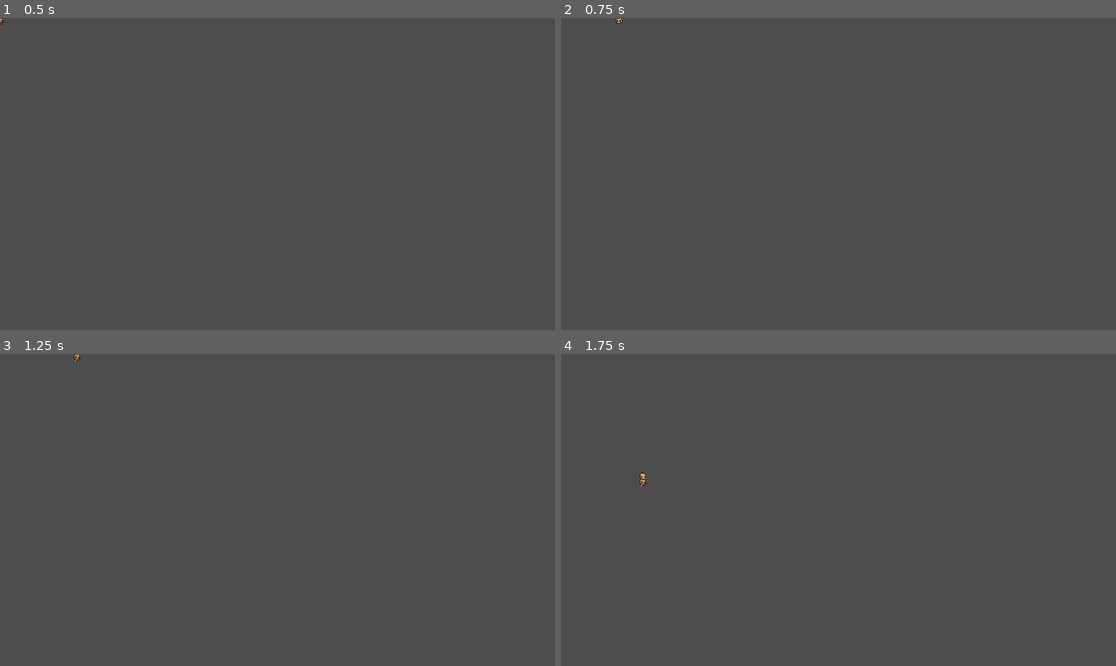
Above: before the commit, frames 1-4 (two rows, left to right).
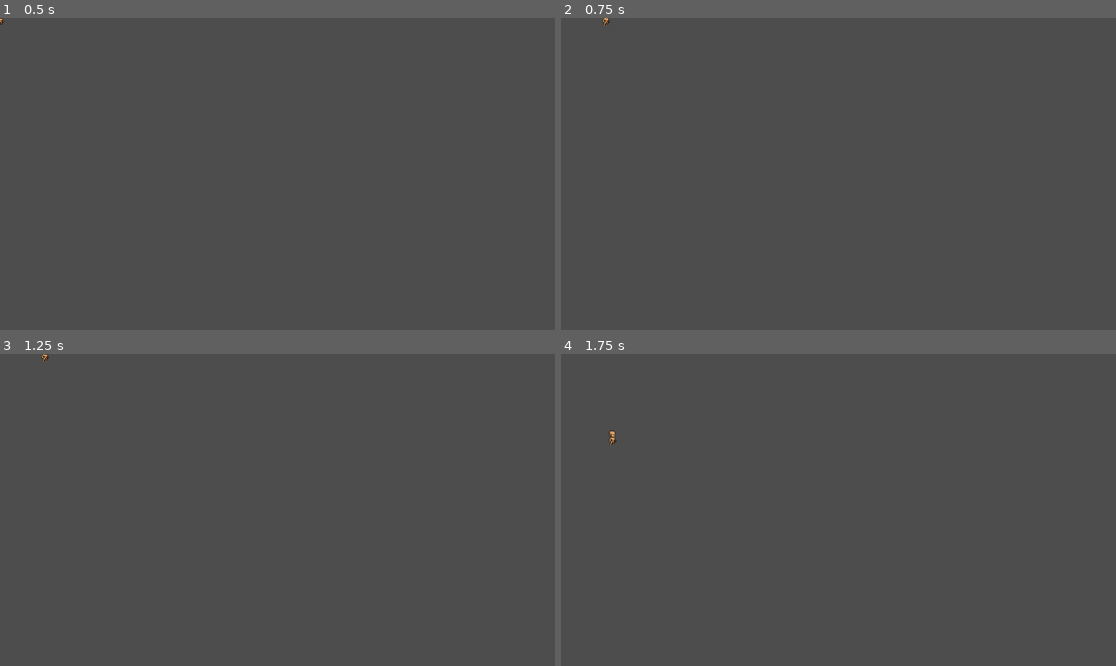
Above: after the commit, the same moments.

Repository: moritzkiehl/horde-battler
Game: Godot game, scene res://scenes/entities/player/player.tscn
The game is run twice, just before and just after one commit, with the same random seed, the same clock (stepped at 60 frames per second) and the same inputs. This scene is started directly instead of the project's main scene.
Inputs (mouse positions are in pixels of both pictures, inside the frame that each line leads up to):
- Up to frame 1 (0.5 s): no input
- Up to frame 2 (0.75 s): tap Enter at 0.5 s; move the mouse to (960, 158) at 0.52 s; hold D (move_right) from 0.53 s (still down); hold Space (dash) from 0.53 s (still down)
- Up to frame 3 (1.25 s): keep holding D (move_right); keep holding Space (dash)
- Up to frame 4 (1.75 s): move the mouse to (727, 525) at 1.27 s; release D (move_right) at 1.28 s; release Space (dash) at 1.28 s; hold Down (move_down) from 1.28 s (still down); click (727, 525) at 1.35 s; tap Space (dash) at 1.55 s

Frame 1 is identical in both runs. In frame 2, less than 0.1% of the frame differs, in the area x 7-12%, y 0-3%; in frame 3, less than 0.1%; in frame 4, less than 0.1%, in the area x 8-16%, y 24-43%.

Commit message:
improve dash delay and movement behaviour
set dash duration to 0.1 seconds and  speed to 800 and forced idle exhaust to 0.1 second to make dash a faster but net neutral way to move the same distance as walking

also introduce another movement_base_state script to work as parent for move and dash to remove movement logic from the base statet to not clutter idle and future non movement states

Diff:
--- a/scenes/entities/player/player.gd
+++ b/scenes/entities/player/player.gd
@@ -3,6 +3,7 @@
 const SPEED = 250.0
 const JUMP_VELOCITY = -400.0
 var direction = Vector2.RIGHT
+var exhausted = false;
 
 @onready var activeItems = $activeItems
 @onready var animations = $animations
--- a/scenes/entities/player/state_machine/state_machine.tscn
+++ b/scenes/entities/player/state_machine/state_machine.tscn
@@ -12,14 +12,15 @@
 
 [node name="dash" parent="." node_paths=PackedStringArray("return_state") instance=ExtResource("2_kn76f")]
 script = ExtResource("3_pxgco")
+dash_duration = 0.1
 return_state = NodePath("../idle")
-move_speed = 600.0
+move_speed = 800.0
 
 [node name="idle" parent="." node_paths=PackedStringArray("dash_state", "move_state") instance=ExtResource("2_kn76f")]
 script = ExtResource("3_vtl8d")
 dash_state = NodePath("../dash")
 move_state = NodePath("../move")
-exhaust_delay = 0.5
+exhaust_delay = 0.1
 animation_name = "idle"
 
 [node name="move" parent="." node_paths=PackedStringArray("idle_state", "dash_state") instance=ExtResource("2_kn76f")]
--- a/scenes/entities/player/state_machine/states/dash.gd
+++ b/scenes/entities/player/state_machine/states/dash.gd
@@ -1,10 +1,9 @@
-class_name DashState extends State
+class_name DashState extends MovementBaseState
 
 @export var dash_duration: float = 0.25
 
 @export var return_state: State
 @export var attack_state: State
-
 
 var dashing: bool = false
 
@@ -55,6 +54,7 @@
 
 func end_dash() -> void:
 	dashing = false
+	exit()
 	print("End Dash")
 
 
--- a/scenes/entities/player/state_machine/states/idle.gd
+++ b/scenes/entities/player/state_machine/states/idle.gd
@@ -8,21 +8,17 @@
 
 @export var exhaust_delay: float = 0.25
 
-var exhausted = false
-
-
 func enter(state: State) -> void:
 	super(state)
-	init_idle()
 	if previous_state is DashState:
 		start_exhaust()
+	init_idle()
+
 
 
 
 func process_input(event: InputEvent) -> State:
-	if exhausted:
-		return null
-	else:
+	if !parent.exhausted:
 		if Input.is_action_pressed("dash"):
 			return dash_state
 		if (
@@ -49,12 +45,13 @@
 
 
 func start_exhaust() -> void:
+	parent.exhausted = true
 	initTimer()
 	timer.start(exhaust_delay)
-	print("Start exhaust")
+	print("Start exhaust with duration - " + str(exhaust_delay))
 	timer.timeout.connect(end_exhaust)
 
 
 func end_exhaust() -> void:
 	print("Stop exhaust")
-	exhausted = false
+	parent.exhausted = false
--- a/scenes/entities/player/state_machine/states/move.gd
+++ b/scenes/entities/player/state_machine/states/move.gd
@@ -1,4 +1,4 @@
-class_name MoveState extends State
+class_name MoveState extends MovementBaseState
 
 @export var attack_state: State
 @export var idle_state: State
--- /dev/null
+++ b/scenes/entities/player/state_machine/states/movement_base_state.gd
@@ -0,0 +1,20 @@
+class_name MovementBaseState extends State
+
+@export var move_speed: float = 400
+
+var latest_directionX: float
+var latest_directionY: float
+
+func _input(event: InputEvent) -> void:
+	save_last_direction(event)
+
+func save_last_direction(event: InputEvent) -> void:
+	if event.is_action_pressed("move_right"):
+		latest_directionX = 1
+	elif event.is_action_pressed("move_left"):
+		latest_directionX = -1
+
+	if event.is_action_pressed("move_up"):
+		latest_directionY = -1
+	elif event.is_action_pressed("move_down"):
+		latest_directionY = 1
--- a/scenes/entities/player/state_machine/states/state.gd
+++ b/scenes/entities/player/state_machine/states/state.gd
@@ -1,10 +1,6 @@
 class_name State extends Node
 
 @export var animation_name: String
-@export var move_speed: float = 400
-
-var latest_directionX: float
-var latest_directionY: float
 
 var timer: Timer
 
@@ -38,22 +34,10 @@
 	return null
 
 
-func _input(event: InputEvent) -> void:
-	save_last_direction(event)
+
 
 func initTimer() -> void:
 	timer = Timer.new()
 	add_child(timer)
 	timer.one_shot = true
 	timer.autostart = false
-
-func save_last_direction(event: InputEvent) -> void:
-	if event.is_action_pressed("move_right"):
-		latest_directionX = 1
-	elif event.is_action_pressed("move_left"):
-		latest_directionX = -1
-
-	if event.is_action_pressed("move_up"):
-		latest_directionY = -1
-	elif event.is_action_pressed("move_down"):
-		latest_directionY = 1
Not shown, added: scenes/entities/player/state_machine/states/movement_base_state.gd.uid
